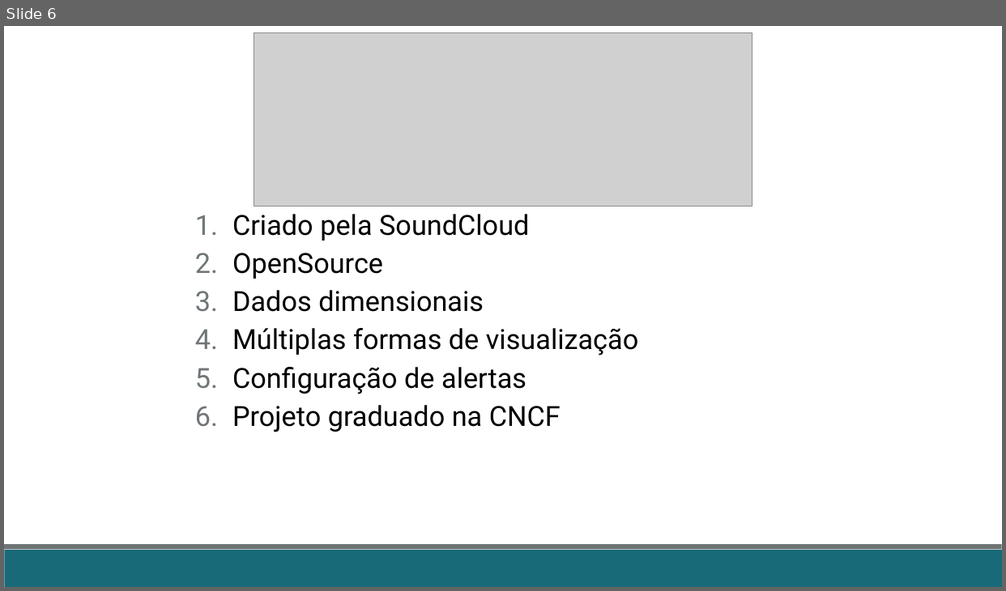
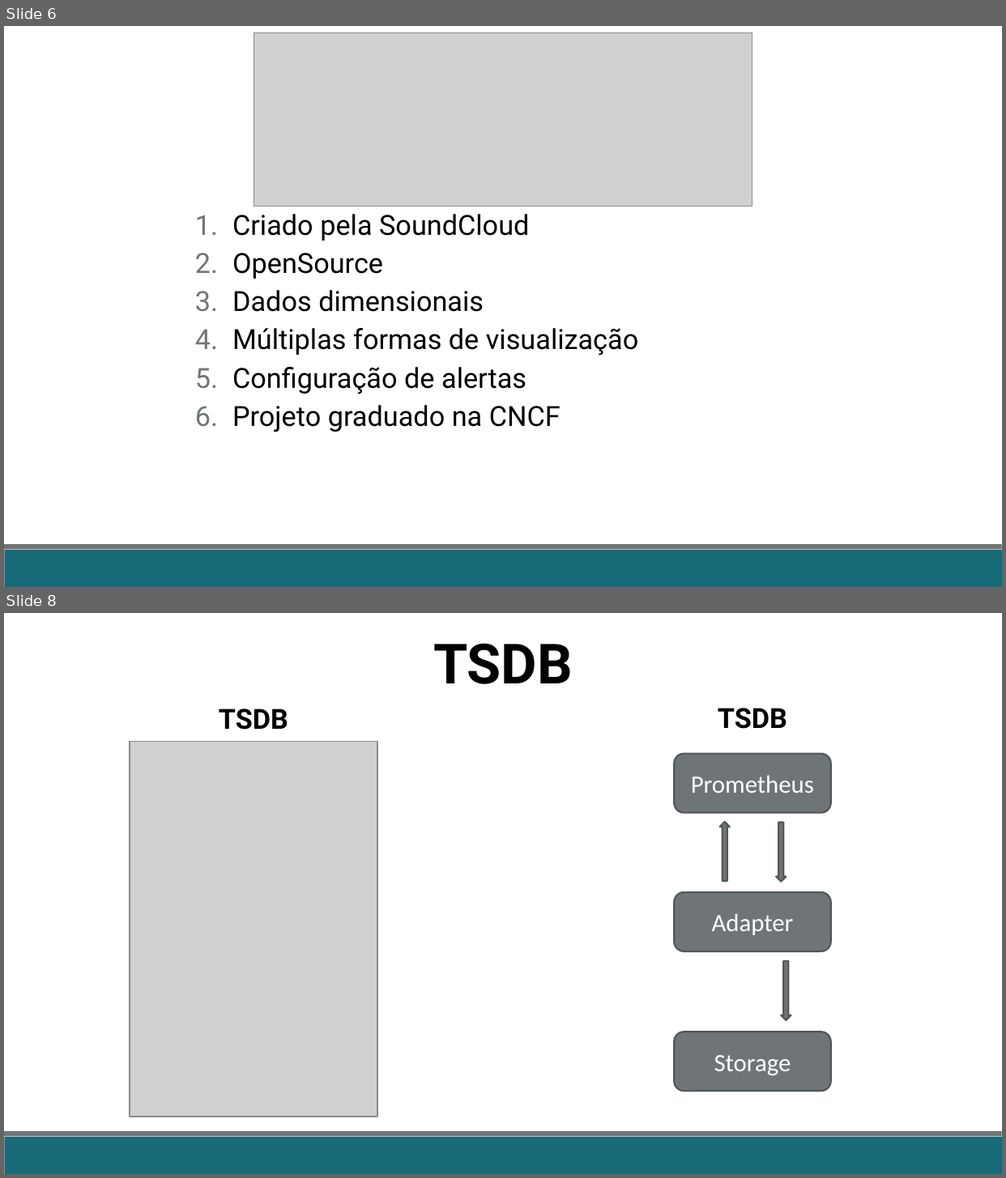
Before and after one commit to fabricioveronez/ApresentacaoPrometheus, a slide deck: docs/Prometheus.pptx. Shown one above the other, each under a label of ours: slide 6 before the commit, slides 6 and 8 after it; the slides between them are not shown. The pictures are 1006x591 and 1006x1178 pixels, drawn with LibreOffice and Linux fonts; fonts in the diff are those of the drawing; grey boxes stand for pictures. Boxes give left, top, right and bottom in pixels: in the first picture for what was removed or moved away, otherwise in the second. Text is boxed around its words. In the diff, an @@ line names an element or a change of style, - is before the commit and + after.

```diff
--- a/docs/Prometheus.pptx
+++ b/docs/Prometheus.pptx
@@ slide 8 added at [4, 613, 1002, 1174], background #FFFFFF; not listed: 2 template elements that a slide beside it also shows @@
@@ text added at [433, 643, 573, 684], 40 pt, text #000000, bold @@
+TSDB
@@ text added at [219, 709, 288, 730], 20 pt, text #000000, bold @@
+TSDB
@@ text added at [718, 708, 787, 729], 20 pt, text #000000, bold @@
+TSDB
@@ picture added at [130, 741, 377, 1117] @@
@@ rounded rectangle added at [674, 754, 830, 812], fill #6F7577, outline #525758 1.25 pt, 18 pt, text #FFFFFF @@
+Prometheus
@@ down arrow added at [719, 821, 730, 880], fill #6F7577, outline #525758 1.25 pt @@
@@ down arrow added at [777, 823, 786, 881], fill #6F7577, outline #525758 1.25 pt @@
@@ rounded rectangle added at [674, 892, 830, 952], fill #6F7577, outline #525758 1.25 pt, 18 pt, text #FFFFFF @@
+Adapter
@@ down arrow added at [782, 961, 791, 1020], fill #6F7577, outline #525758 1.25 pt @@
@@ rounded rectangle added at [674, 1032, 830, 1091], fill #6F7577, outline #525758 1.25 pt, 18 pt, text #FFFFFF @@
+Storage
```
Also in this commit, not shown: 1 slide changed, 5 other slides added, 2 slides removed, 1 other file.
